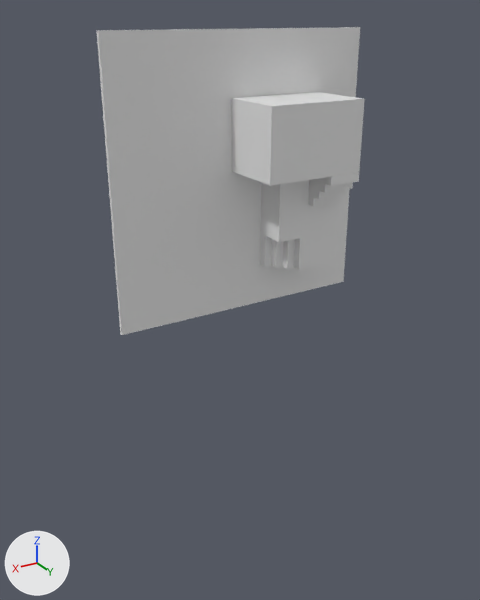
The COLLADA model FirstPersonEngine/assets/map1/map1.dae as it was, and as the next commit left it.
Camera for both pictures: a 50 mm lens placed at (39.4, 65.3, 17.4), pointed at (1.5, 2.1, -14.2). Lighting does not change. The marker at lower left points along +X, +Y and +Z. Where no turn or scale is listed for an object, it has been applied to the vertices.
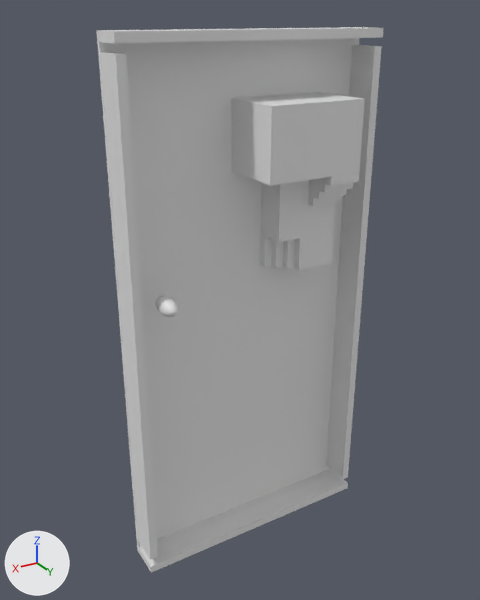
Commit message: updated map

What differs and where, as boxes (x1, y1, x2, y2) in the pictures (480 x 600 px):
'Cube.006', added
    after: (120, 283, 337, 552)
'Cube.010', added
    after: (100, 52, 158, 560)
'Cube.009', added
    after: (326, 45, 382, 479)
'Cube.008', added
    after: (138, 469, 348, 573)
'Cube.007', added
    after: (98, 27, 384, 43)
'player', added
    after: (155, 296, 178, 317)

The change, as a list of edits to the scene's bpy script:
```text
Add mat_material_001:
    mat_material_001 = principled_material('Material.001')
    mat_material_001.base_color = (0.8, 0.8, 0.8)  # white #e7e7e7
Add me_cube_001:
    me_cube_001.from_pydata([(16.0, 0.2, -16.0), (16.0, -0.3, -16.0), (16.0, 0.3, 16.0), (16.0, -0.2, 16.0), (-16.0, 0.2, -16.0), (-16.0, -0.3, -16.0), (-16.0, 0.3, 16.0), (-16.0, -0.2, 16.0)], [], [(4, 2, 0), (2, 7, 3), (6, 5, 7), (1, 7, 5), (0, 3, 1), (4, 1, 5), (4, 6, 2), (2, 6, 7), (6, 4, 5), (1, 3, 7), (0, 2, 3), (4, 0, 1)])
    me_cube_001.materials.append(mat_material_001)  # white #e7e7e7
Add me_cube_002:
    me_cube_002.from_pydata(...)  # a box spanning x -16.0..16.0, y -2.0..2.0, z -0.5..0.5
Add me_cube_009:
    me_cube_009.from_pydata(...)  # a box spanning x -0.5..0.5, y -2.0..2.0, z -30.0..30.0
Add me_player:
    me_player.from_pydata(...)  # a UV sphere (32 segments, 16 rings, poles along y) spanning x -1.0..1.0, y -2.0..2.0, z -1.0..1.0
Add ob_cube_006:
    ob_cube_006 = bpy.data.objects.new('Cube.006', me_cube_001)
    ob_cube_006.location = (0.0, 0.0, -32.0)
Add ob_cube_007:
    ob_cube_007 = bpy.data.objects.new('Cube.007', me_cube_002)
    ob_cube_007.location = (0.0, 2.2, 15.5)
Add ob_cube_008:
    ob_cube_008 = bpy.data.objects.new('Cube.008', me_cube_002.copy())
    ob_cube_008.location = (0.0, 2.2, -47.5)
Add ob_cube_009:
    ob_cube_009 = bpy.data.objects.new('Cube.009', me_cube_009)
    ob_cube_009.location = (-15.4, 2.2, -15.9)
Add ob_cube_010:
    ob_cube_010 = bpy.data.objects.new('Cube.010', me_cube_009.copy())
    ob_cube_010.location = (15.5, 2.2, -15.9)
Add ob_player:
    ob_player = bpy.data.objects.new('player', me_player)
    ob_player.location = (12.1, 4.2, -11.8)
```
